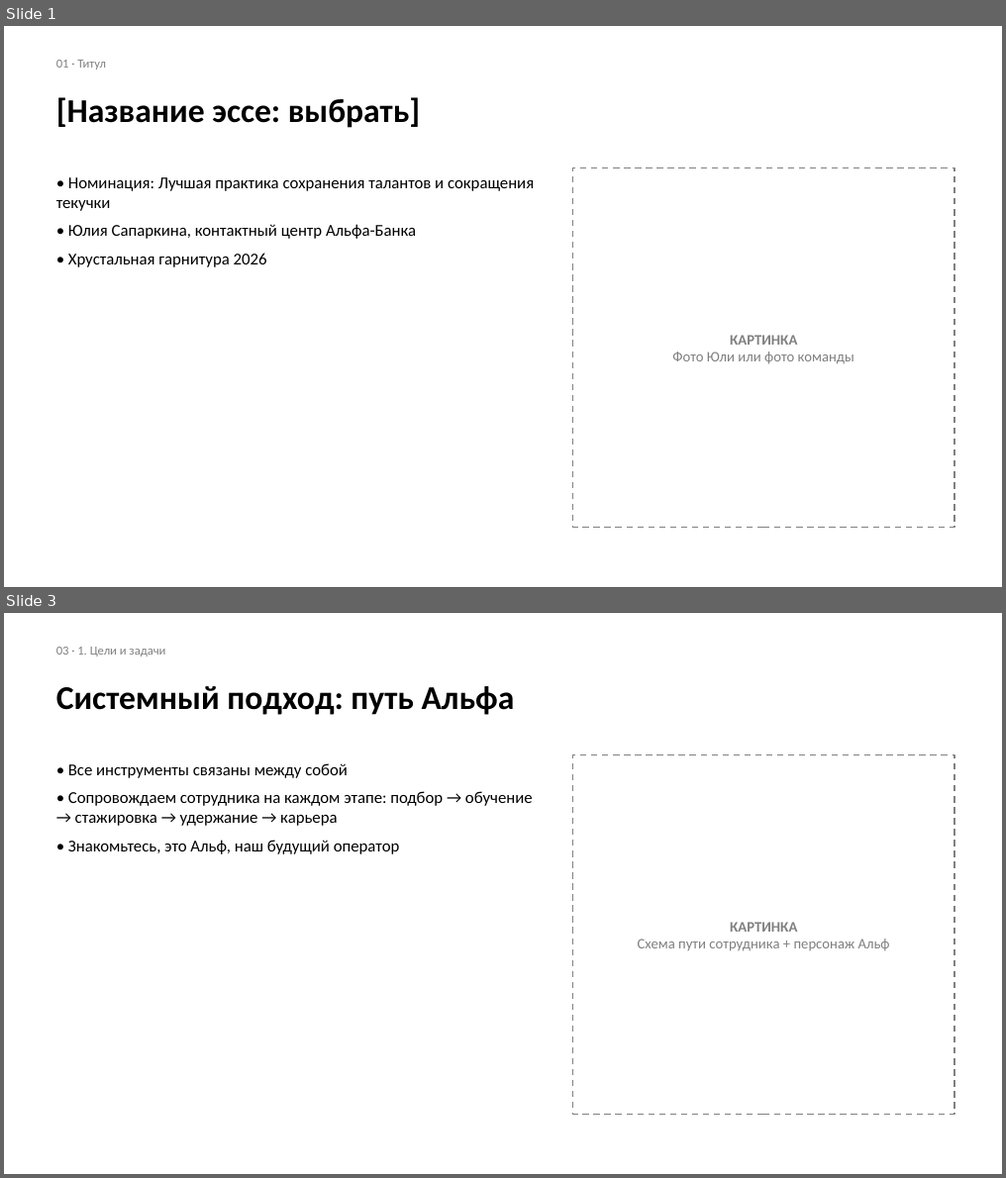
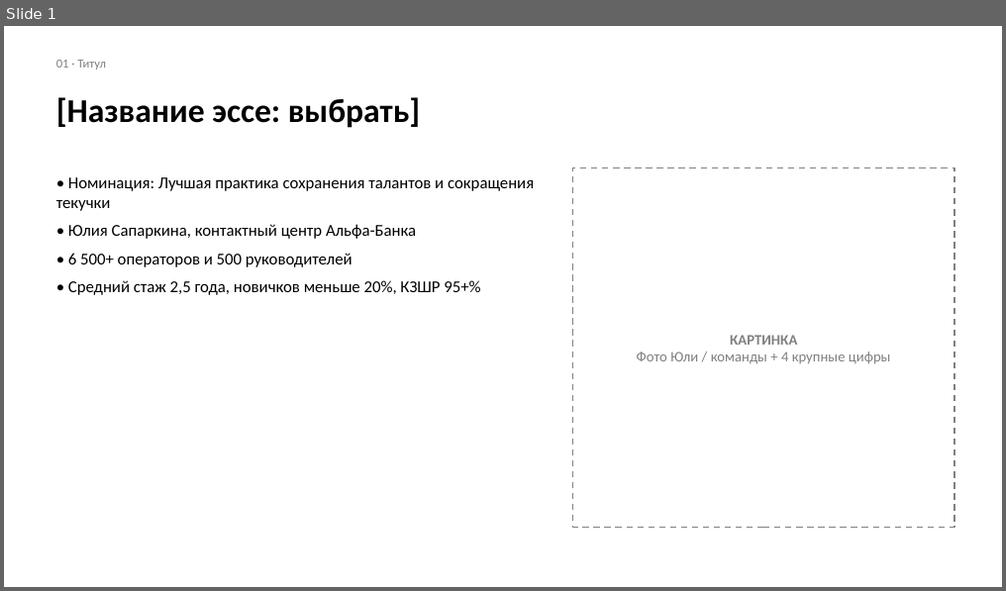
Before and after one commit to sdsds113/aboba, a slide deck: Шаблон_презентации_ХГ_2026.pptx. Shown one above the other, each under a label of ours: slides 1 and 3 before the commit, slide 1 after it; the slides between them are not shown. The pictures are 1006x1178 and 1006x591 pixels, drawn with LibreOffice and Linux fonts; fonts in the diff are those of the drawing. Boxes give left, top, right and bottom in pixels: in the first picture for what was removed or moved away, otherwise in the second. Text is boxed around its words. In the diff, an @@ line names an element or a change of style, - is before the commit and + after.

```diff
--- a/Шаблон_презентации_ХГ_2026.pptx
+++ b/Шаблон_презентации_ХГ_2026.pptx
@@ slide 3 removed at <box>4,613,1002,1174</box>, background #FFFFFF @@
@@ text removed at <box>56,647,165,657</box> @@
-03 · 1. Цели и задачи
@@ text removed at <box>56,686,515,715</box> @@
-Системный подход: путь Альфа
@@ rectangle removed at <box>573,756,954,1115</box> @@
-КАРТИНКА
-Схема пути сотрудника + персонаж Альф
@@ text removed at <box>68,763,533,855</box> @@
-• Все инструменты связаны между собой
-• Сопровождаем сотрудника на каждом этапе: подбор → обучение → стажировка → удержание → карьера
-• Знакомьтесь, это Альф, наш будущий оператор
@@ slide 1 changed as well @@
@@ text at <box>68,253,480,295</box>: text changed @@
-• Хрустальная гарнитура 2026
+• 6 500+ операторов и 500 руководителей
+• Средний стаж 2,5 года, новичков меньше 20%, КЗШР 95+%
@@ text in rectangle at <box>637,352,891,365</box>: text changed @@
-Фото Юли или фото команды
+Фото Юли / команды + 4 крупные цифры
```
Also in this commit, not shown: 11 other slides changed, 13 other slides removed.
